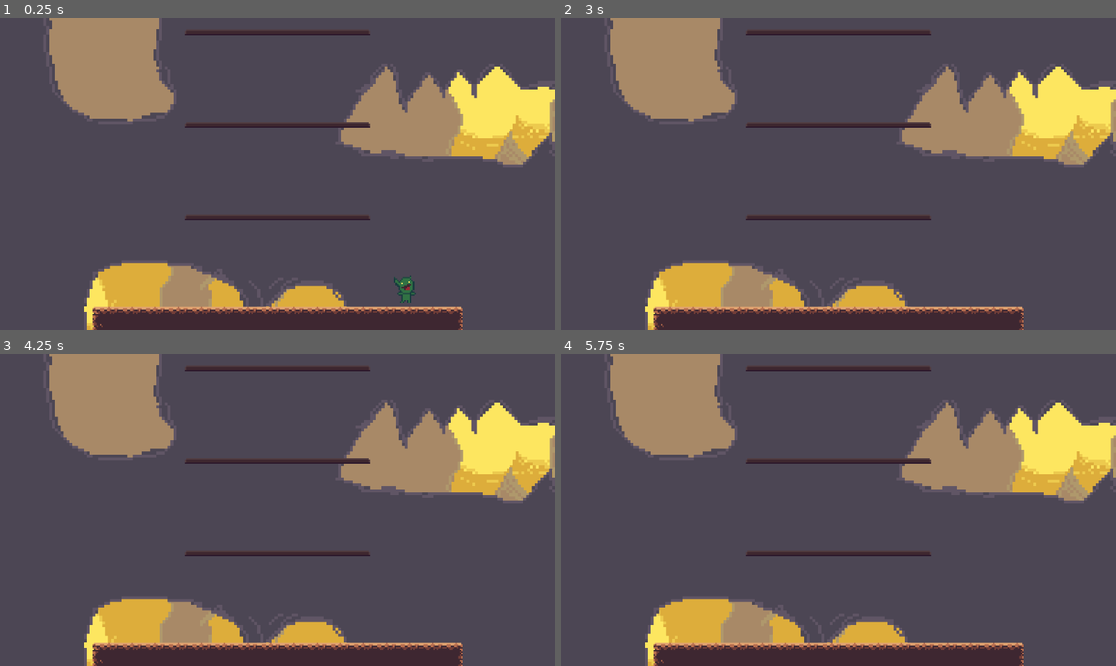
Above: before the commit, frames 1-4 (two rows, left to right).
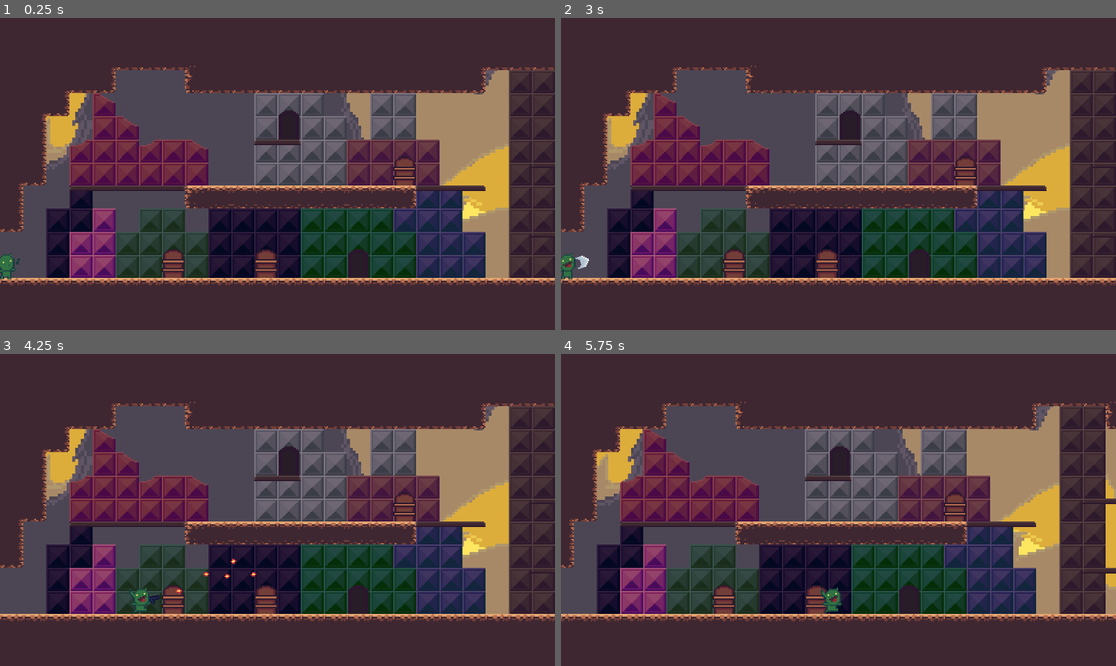
Above: after the commit, the same moments.

Repository: htimsekim/gobbo
Game: Godot game, scene res://src/Main/Game.tscn
Two runs of this game, one before a commit and one after it. Both use one fixed random seed, a clock stepped at 60 frames per second and the inputs below.
Inputs (mouse positions are in pixels of both pictures, inside the frame that each line leads up to):
- Up to frame 1 (0.25 s): no input
- Up to frame 2 (3 s): move the mouse to (960, 158) at 0.52 s; hold Right (move_right) 0.53-1.25 s; hold Ctrl (crouch) 0.53-1.25 s; click (960, 158) at 0.67 s; tap Space (jump) at 0.77 s; drag from (727, 189) to (810, 236) at 1.27 s; tap Enter at 2 s; move the mouse to (894, 105) at 2.02 s; press the mouse at (894, 105) at 2.03 s; hold A (move_left) 2.03-2.75 s; release the mouse at (894, 105) at 2.75 s; drag from (810, 236) to (672, 127) at 2.77 s
- Up to frame 3 (4.25 s): move the mouse to (444, 556) at 3.52 s; hold Right (move_right) from 3.53 s (still down); hold Right mouse button (shoot) from 3.53 s (still down); tap Space (jump) at 3.77 s
- Up to frame 4 (5.75 s): release Right (move_right) at 4.25 s; release Right mouse button (shoot) at 4.25 s; drag from (672, 463) to (755, 432) at 4.27 s; move the mouse to (866, 510) at 5.02 s; hold Right (move_right) from 5.03 s (still down); hold Ctrl (crouch) from 5.03 s (still down); click (866, 510) at 5.17 s

The runs differ from the first frame. In frame 1, 80% of the frame differs, in the area x 0-100%, y 0-100%; in frame 2, 80%; in frame 3, 80%; in frame 4, 80%.

Commit message:
transition

Diff:
--- a/src/Main/Game.gd
+++ b/src/Main/Game.gd
@@ -1,7 +1,7 @@
 extends Node
 
 #const levelResource = "res://src/levels/verttest.tscn"
-const levelResource = "res://src/levels/verttest.tscn"
+const levelResource = "res://src/levels/gobtown.tscn"
 
 func _ready():
 	full_screen() #comment this code out to run the game in a window
--- a/src/Objects/camera.gd
+++ b/src/Objects/camera.gd
@@ -25,11 +25,13 @@
 func _physics_process(_delta): # Called every frame. _delta isn't used
 	position = get_node("../../../Global/plyrInst").position
 	#adjusts camera smoothing based on player speed (prevents player falling offscreen etc)
-	var activespeed = abs(Global.player._velocity.y)
-	if activespeed > 350:
-		smoothing_speed = .5
+	var activespeed = abs(max(Global.player._velocity.x, Global.player._velocity.y))
+	if abs(Global.player._velocity.y) > 350:
+		smoothing_speed = activespeed/200
 	else:
 		smoothing_speed = .75
+
+
 	print(Global.player._velocity.y)
 	var targetinc = 1
 	if Global.player.direction.x !=0 and smoothing_enabled == true:
